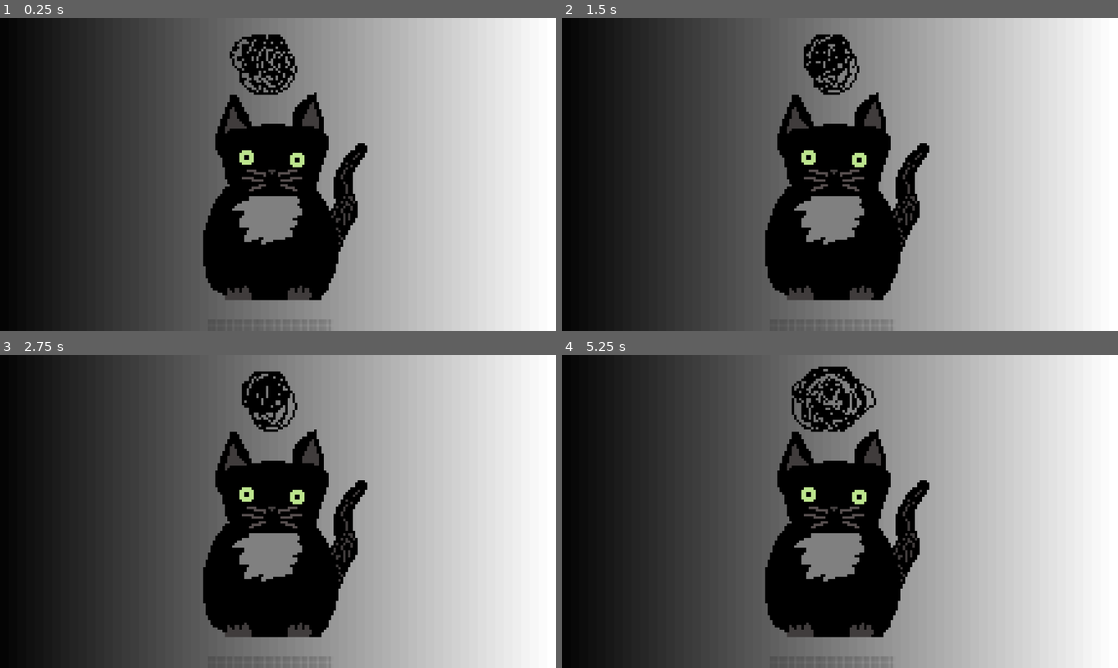
Above: before the commit, frames 1-4 (two rows, left to right).
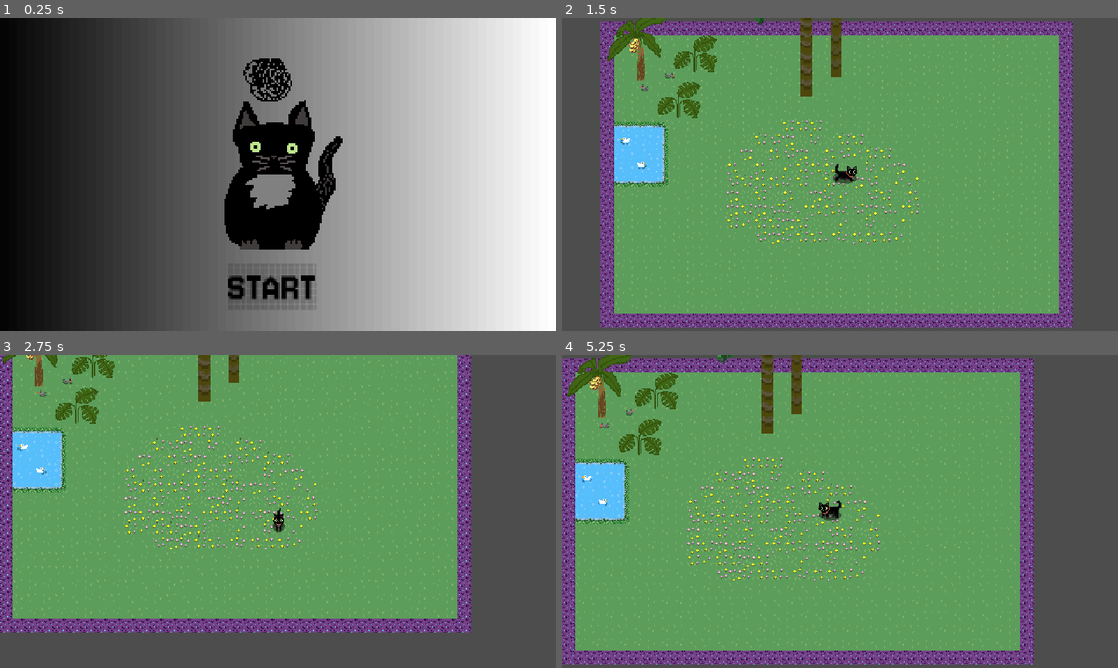
Above: after the commit, the same moments.

Repository: marius-test/gribouille_and_mecanique
Game: Godot game, scene res://scenes/title_screen.tscn
The game is run twice, just before and just after one commit, with the same random seed, the same clock (stepped at 60 frames per second) and the same inputs.
Inputs (mouse positions are in pixels of both pictures, inside the frame that each line leads up to):
- Up to frame 1 (0.25 s): no input
- Up to frame 2 (1.5 s): click (834, 284) at 0.5 s, where only the run after the commit has a clickable "START"; hold Right (right) from 1.28 s (still down)
- Up to frame 3 (2.75 s): release Right (right) at 2.03 s; hold Down (down) from 2.03 s (still down)
- Up to frame 4 (5.25 s): release Down (down) at 2.78 s; hold Right (right) 2.78-3.53 s; hold Up (up) 3.53-4.28 s; hold Left (left) from 4.28 s (still down)

The runs differ from the first frame. In frame 1, 11% of the frame differs, in the area x 36-67%, y 5-98%; in frame 2, 99%, in the area x 0-100%, y 0-100%; in frame 3, 97%; in frame 4, 99%.

Commit message:
small changes to the camera

Diff:
--- a/project.godot
+++ b/project.godot
@@ -17,6 +17,10 @@
 
 [display]
 
+window/size/viewport_width=640
+window/size/viewport_height=360
+window/size/window_width_override=1280
+window/size/window_height_override=720
 window/stretch/mode="viewport"
 window/stretch/aspect="keep_height"
 window/stretch/scale_mode="integer"
--- a/scenes/gribouille.tscn
+++ b/scenes/gribouille.tscn
@@ -203,5 +203,5 @@
 autoplay = "idle"
 
 [node name="CollisionShape2D" type="CollisionShape2D" parent="."]
-position = Vector2(1, 3)
+position = Vector2(0, 5)
 shape = SubResource("CircleShape2D_fydj1")
--- a/scenes/title_screen.tscn
+++ b/scenes/title_screen.tscn
@@ -147,9 +147,8 @@
 grow_vertical = 2
 
 [node name="LoadAnimation" type="AnimatedSprite2D" parent="TextureRect"]
-texture_filter = 1
 position = Vector2(0, -30)
-scale = Vector2(5, 5)
+scale = Vector2(2, 2)
 sprite_frames = SubResource("SpriteFrames_gskuy")
 autoplay = "default"
 frame_progress = 0.588549
--- a/scenes/world.tscn
+++ b/scenes/world.tscn
@@ -15,7 +15,7 @@
 
 [node name="Land" type="TileMapLayer" parent="."]
 use_parent_material = true
-position = Vector2(1, 1)
+position = Vector2(2, 0)
 tile_map_data = PackedByteArray("AADx//f/BQAJAAMAAADx//j/BQAJAAAAAADx//n/BQAJAAAAAADx//r/BQAJAAEAAADx//v/BQAJAAEAAADx// …(11744 unchanged characters)…
 tile_set = ExtResource("1_v7xcu")
 
@@ -28,7 +28,6 @@
 [node name="Gribouille" parent="." instance=ExtResource("3_aiajm")]
 
 [node name="Camera2D" type="Camera2D" parent="Gribouille"]
-zoom = Vector2(4, 4)
 position_smoothing_enabled = true
 
 [node name="Animals" type="Node" parent="."]
